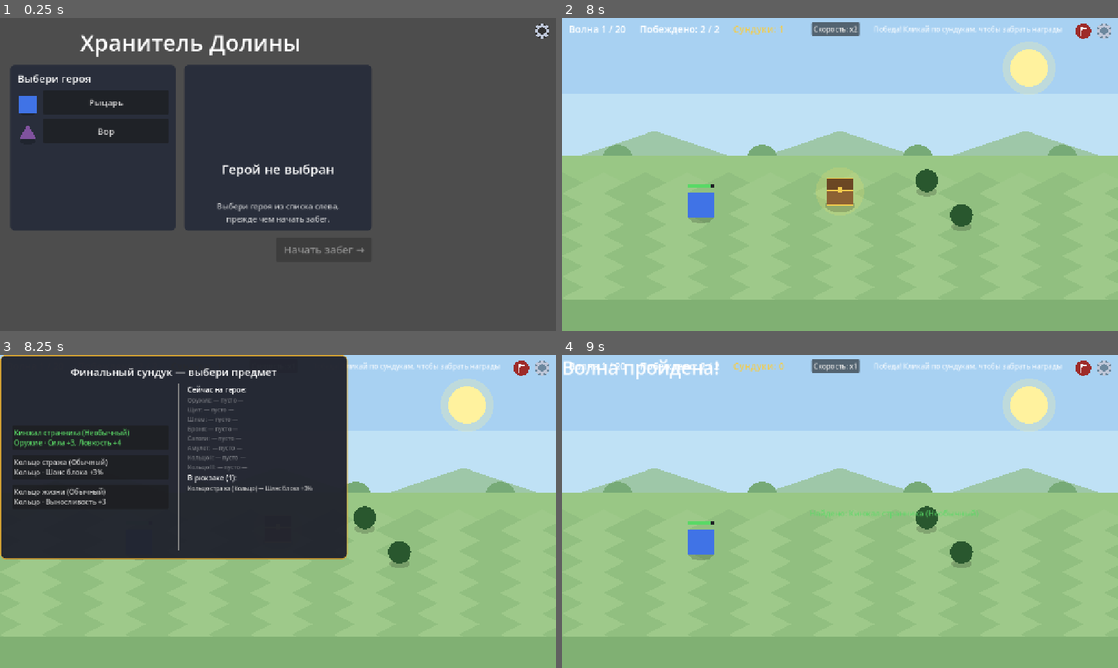
Above: before the commit, frames 1-4 (two rows, left to right).
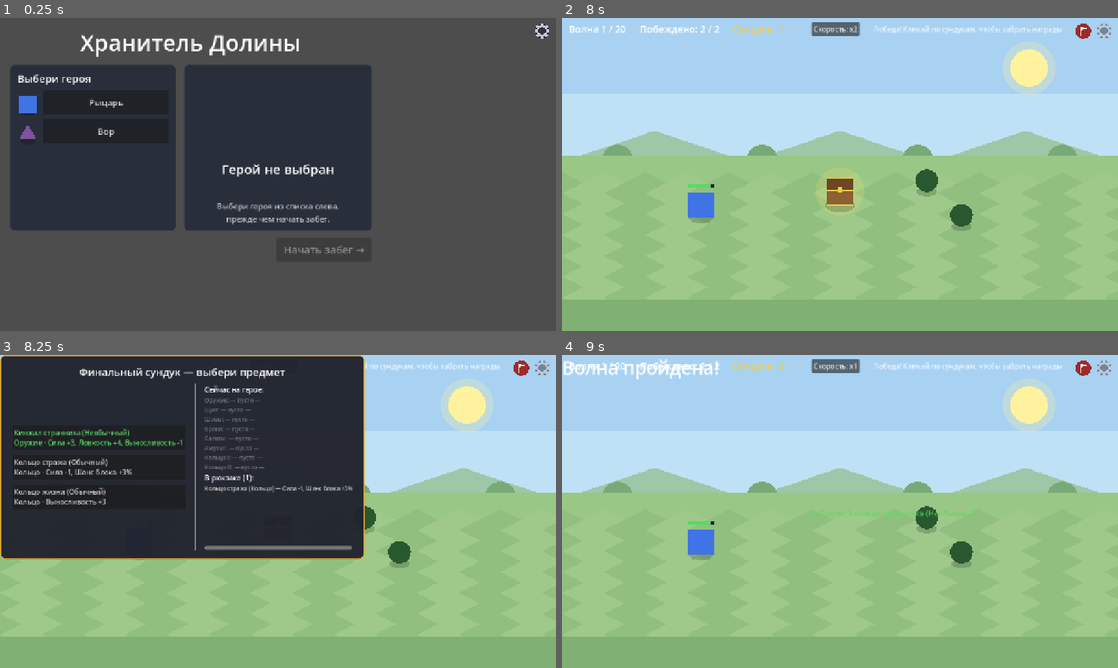
Above: after the commit, the same moments.

Repository: sl1Bridge/valley-keeper
Game: Godot game, scene res://Main.tscn
The game is run twice, just before and just after one commit, with the same random seed, the same clock (stepped at 60 frames per second) and the same inputs.
Inputs (mouse positions are in pixels of both pictures, inside the frame that each line leads up to):
- Up to frame 1 (0.25 s): no input
- Up to frame 2 (8 s): click "Рыцарь" at 0.5 s; click "Начать забег →" at 1.25 s; click "В путь →" at 2 s; click "Скорость: x1" at 2.75 s; click "Скорость: x2" at 3.5 s; click "Скорость: x1" at 4.25 s; click "Скорость: x2" at 5 s; click "Скорость: x1" at 5.75 s; click "Скорость: x2" at 6.5 s; tap Enter at 7.25 s; drag from (962, 218) to (840, 190) at 7.27 s
- Up to frame 3 (8.25 s): tap Space at 8 s; drag from (278, 527) to (250, 574) at 8.02 s
- Up to frame 4 (9 s): click (650, 436) at 8.75 s, where only the run before the commit has a clickable "Кинжал странника (Необычный) …"

Frames 1-2 are identical in both runs. In frame 3, 4.8% of the frame differs, in the area x 8-66%, y 0-66%; in frame 4, nothing differs.

Commit message:
v0.17.0: пул предметов — негативные стороны, штрафы без множителя редкости, исправление перекосов

Diff:
--- a/src/BattleScreen.gd
+++ b/src/BattleScreen.gd
@@ -38,6 +38,10 @@
 ## Выбранная скорость боя запоминается между боями (сессия игры).
 static var persisted_speed := 1.0
 
+## Зерно генератора случайности боя; -1 — случайное (в игре).
+## Тесты задают зерно, чтобы симуляции были воспроизводимыми.
+var rng_seed := -1
+
 var _rng := RandomNumberGenerator.new()
 var _state := "fight"  # "fight" | "loot" | "done"
 var _kills := 0
@@ -63,7 +67,10 @@
 
 
 func _ready() -> void:
-	_rng.randomize()
+	if rng_seed >= 0:
+		_rng.seed = rng_seed
+	else:
+		_rng.randomize()
 	set_anchors_preset(Control.PRESET_FULL_RECT)
 	add_child(Backdrop.new())
 	_build_hud()
--- a/src/Item.gd
+++ b/src/Item.gd
@@ -18,7 +18,8 @@
 const STAT_NAMES := {"atk": "Сила", "spd": "Ловкость", "def": "Защита", "surv": "Выносливость", "dodge": "Шанс уворота", "block": "Шанс блока"}
 const STAT_ORDER := ["atk", "spd", "def", "surv", "dodge", "block"]
 
-# Множитель силы бонусов по редкости (временные значения, уточнить по игротестам)
+# Множитель силы бонусов по редкости; применяется только к плюсам,
+# штрафы (минусы) с редкостью не растут (временные значения, уточнить по игротестам)
 const RARITY_MULT := [1.0, 1.3, 1.6, 2.0, 2.5, 3.2]
 
 # Базовые веса редкостей на 1-й волне (временные значения)
@@ -32,35 +33,42 @@
 # Бонусы — сырые очки (ловкость и выносливость тоже в очках, не в готовых
 # значениях); уворот/блок — прямые проценты шанса.
 # Поле "class" — классовый предмет: выпадает только герою этого класса.
+# Правила пула (временные, уточнить по игротестам):
+# - большинство предметов имеет негативную сторону: сумма плюсов чуть
+#   больше, но за неё платят минусом;
+# - предметы без минусов чуть слабее по сумме очков — сила сопоставима;
+# - штрафы не растут с редкостью (на RARITY_MULT множатся только плюсы);
+# - внутри одного слота суммы плюсов различаются не больше чем на 2 очка
+#   и ни один предмет не хуже другого по всем характеристикам сразу.
 const TEMPLATES := [
-	{"name": "Ржавый меч", "slot": "weapon", "bonuses": {"atk": 3}},
-	{"name": "Топор лесника", "slot": "weapon", "bonuses": {"atk": 2, "surv": 2}},
-	{"name": "Кинжал странника", "slot": "weapon", "bonuses": {"atk": 2, "spd": 3}},
-	{"name": "Молот кузнеца", "slot": "weapon", "bonuses": {"atk": 4, "spd": -2}},
-	{"name": "Кинжал акробата", "slot": "weapon", "bonuses": {"atk": 2, "dodge": 3}, "class": "rogue"},
+	{"name": "Ржавый меч", "slot": "weapon", "bonuses": {"atk": 4}},
+	{"name": "Топор лесника", "slot": "weapon", "bonuses": {"atk": 4, "surv": 2, "spd": -1}},
+	{"name": "Кинжал странника", "slot": "weapon", "bonuses": {"atk": 2, "spd": 3, "surv": -1}},
+	{"name": "Молот кузнеца", "slot": "weapon", "bonuses": {"atk": 6, "spd": -2}},
+	{"name": "Кинжал акробата", "slot": "weapon", "bonuses": {"atk": 3, "dodge": 3, "def": -1}, "class": "rogue"},
 	{"name": "Щит ополченца", "slot": "shield", "bonuses": {"def": 2, "surv": 2}, "class": "knight"},
-	{"name": "Башенный щит", "slot": "shield", "bonuses": {"def": 3, "spd": -1}, "class": "knight"},
-	{"name": "Щит бастиона", "slot": "shield", "bonuses": {"def": 2, "block": 3}, "class": "knight"},
-	{"name": "Кожаный шлем", "slot": "helmet", "bonuses": {"def": 1, "surv": 1}},
-	{"name": "Железный шлем", "slot": "helmet", "bonuses": {"def": 2}},
+	{"name": "Башенный щит", "slot": "shield", "bonuses": {"def": 5, "spd": -2}, "class": "knight"},
+	{"name": "Щит бастиона", "slot": "shield", "bonuses": {"def": 2, "block": 3, "atk": -1}, "class": "knight"},
+	{"name": "Кожаный шлем", "slot": "helmet", "bonuses": {"def": 1, "surv": 2}},
+	{"name": "Железный шлем", "slot": "helmet", "bonuses": {"def": 4, "spd": -1}},
 	{"name": "Шлем стражника", "slot": "helmet", "bonuses": {"def": 1, "block": 2}, "class": "knight"},
 	{"name": "Капюшон тени", "slot": "helmet", "bonuses": {"spd": 1, "dodge": 2}, "class": "rogue"},
-	{"name": "Кожаная куртка", "slot": "armor", "bonuses": {"def": 1, "surv": 2}},
-	{"name": "Кольчуга", "slot": "armor", "bonuses": {"def": 2}},
-	{"name": "Плащ тени", "slot": "armor", "bonuses": {"def": 1, "spd": 2}},
-	{"name": "Плащ ускользания", "slot": "armor", "bonuses": {"def": 1, "dodge": 4}, "class": "rogue"},
-	{"name": "Старые сапоги", "slot": "boots", "bonuses": {"spd": 1, "surv": 1}},
-	{"name": "Сапоги следопыта", "slot": "boots", "bonuses": {"spd": 2}},
-	{"name": "Сапоги бастиона", "slot": "boots", "bonuses": {"surv": 2, "block": 2}, "class": "knight"},
+	{"name": "Кожаная куртка", "slot": "armor", "bonuses": {"def": 2, "surv": 2}},
+	{"name": "Кольчуга", "slot": "armor", "bonuses": {"def": 4, "spd": -1}},
+	{"name": "Плащ тени", "slot": "armor", "bonuses": {"def": 2, "spd": 3, "surv": -1}},
+	{"name": "Плащ ускользания", "slot": "armor", "bonuses": {"def": 1, "dodge": 3}, "class": "rogue"},
+	{"name": "Старые сапоги", "slot": "boots", "bonuses": {"spd": 2, "surv": 1}},
+	{"name": "Сапоги следопыта", "slot": "boots", "bonuses": {"spd": 4, "def": -1}},
+	{"name": "Сапоги бастиона", "slot": "boots", "bonuses": {"surv": 2, "block": 2, "spd": -1}, "class": "knight"},
 	{"name": "Сапоги акробата", "slot": "boots", "bonuses": {"spd": 1, "dodge": 2}, "class": "rogue"},
-	{"name": "Каменный оберег", "slot": "amulet", "bonuses": {"surv": 3}},
-	{"name": "Оберег волка", "slot": "amulet", "bonuses": {"atk": 1, "spd": 2}},
+	{"name": "Каменный оберег", "slot": "amulet", "bonuses": {"surv": 4, "spd": -1}},
+	{"name": "Оберег волка", "slot": "amulet", "bonuses": {"atk": 2, "spd": 2, "def": -1}},
 	{"name": "Солнечный медальон", "slot": "amulet", "bonuses": {"surv": 2, "def": 1}},
-	{"name": "Перо ветра", "slot": "amulet", "bonuses": {"spd": 4}},
+	{"name": "Перо ветра", "slot": "amulet", "bonuses": {"spd": 4, "surv": -1}},
 	{"name": "Кольцо жизни", "slot": "ring", "bonuses": {"surv": 3}},
-	{"name": "Кольцо клинка", "slot": "ring", "bonuses": {"atk": 2}},
-	{"name": "Кольцо прилива", "slot": "ring", "bonuses": {"surv": 2}},
-	{"name": "Кольцо стража", "slot": "ring", "bonuses": {"block": 3}, "class": "knight"},
+	{"name": "Кольцо клинка", "slot": "ring", "bonuses": {"atk": 3, "surv": -1}},
+	{"name": "Кольцо прилива", "slot": "ring", "bonuses": {"surv": 2, "spd": 1, "def": -1}},
+	{"name": "Кольцо стража", "slot": "ring", "bonuses": {"block": 3, "atk": -1}, "class": "knight"},
 ]
 
 static var _next_id := 1
@@ -125,9 +133,12 @@
 	it.rarity = rarity
 	it.bonuses = {}
 	for k in t["bonuses"]:
-		var v: float = t["bonuses"][k] * mult
-		v = maxi(1, roundi(v)) if t["bonuses"][k] > 0 else mini(-1, roundi(v))
-		it.bonuses[k] = v
+		var base: float = t["bonuses"][k]
+		if base > 0:
+			it.bonuses[k] = maxi(1, roundi(base * mult))
+		else:
+			# Штрафы не растут с редкостью: чем выше редкость, тем выгоднее предмет
+			it.bonuses[k] = int(base)
 	return it
 
 
--- a/tests/TestRunner.gd
+++ b/tests/TestRunner.gd
@@ -12,6 +12,7 @@
 func _initialize() -> void:
 	print("=== Логические тесты ===")
 	_test_items()
+	_test_item_pool()
 	_test_hero()
 	_test_heroes_roster()
 	_test_class_slots()
@@ -207,6 +208,81 @@
 			sum += Item.roll_rarity(r, wave, true)
 		return sum / 300.0
 	_check(rich_avg.call(1) > avg.call(1), "финальный сундук ценнее обычного на той же волне")
+
+
+func _test_item_pool() -> void:
+	print("-- Пул предметов: баланс шаблонов --")
+	# Большинство предметов имеет негативную сторону
+	var with_neg := 0
+	var without_neg := 0
+	for t in Item.TEMPLATES:
+		var has_neg := false
+		for k in t["bonuses"]:
+			if t["bonuses"][k] < 0:
+				has_neg = true
+		if has_neg:
+			with_neg += 1
+		else:
+			without_neg += 1
+	_check(with_neg > without_neg, "большинство предметов со штрафом (%d из %d)" % [with_neg, Item.TEMPLATES.size()])
+
+	# Сумма плюсов шаблона (уворот/блок считаем за очки)
+	var pos_sum := func(t: Dictionary) -> float:
+		var s := 0.0
+		for k in t["bonuses"]:
+			if t["bonuses"][k] > 0:
+				s += t["bonuses"][k]
+		return s
+	# a строго лучше b: не хуже по всем характеристикам и лучше хотя бы по одной
+	var dominates := func(a: Dictionary, b: Dictionary) -> bool:
+		var better := false
+		var keys := {}
+		for k in a["bonuses"]:
+			keys[k] = true
+		for k in b["bonuses"]:
+			keys[k] = true
+		for k in keys:
+			var av: float = a["bonuses"].get(k, 0)
+			var bv: float = b["bonuses"].get(k, 0)
+			if av < bv:
+				return false
+			if av > bv:
+				better = true
+		return better
+	var band_ok := true
+	var fair_ok := true
+	for i in Item.TEMPLATES.size():
+		for j in Item.TEMPLATES.size():
+			if i == j:
+				continue
+			var a: Dictionary = Item.TEMPLATES[i]
+			var b: Dictionary = Item.TEMPLATES[j]
+			if a["slot"] != b["slot"] or a.get("class", "") != b.get("class", ""):
+				continue
+			if absf(pos_sum.call(a) - pos_sum.call(b)) > 2.0:
+				band_ok = false
+			if dominates.call(a, b):
+				fair_ok = false
+	_check(band_ok, "внутри слота суммы плюсов различаются не больше чем на 2 очка")
+	_check(fair_ok, "ни один предмет не хуже другого того же слота по всем характеристикам")
+
+	# Штрафы не растут с редкостью (плюсы множатся, минусы — нет)
+	var rng5 := RandomNumberGenerator.new()
+	rng5.seed = 77
+	var neg_ok := true
+	var seen_neg := 0
+	for i in 200:
+		var it := Item.generate(rng5, 5)
+		for t in Item.TEMPLATES:
+			if t["name"] != it.name:
+				continue
+			for k in t["bonuses"]:
+				if t["bonuses"][k] < 0:
+					seen_neg += 1
+					if int(it.bonuses.get(k, 0)) != int(t["bonuses"][k]):
+						neg_ok = false
+	_check(seen_neg > 0, "в генерации артефактов встречались предметы со штрафом (%d)" % seen_neg)
+	_check(neg_ok, "штрафы не множатся на редкость")
 
 
 func _test_hero() -> void:
@@ -976,6 +1052,8 @@
 	var b := BattleScreen.new()
 	b.hero = h
 	b.wave = 1
+	b.rng_seed = 303  # воспроизводимая симуляция
+	seed(303)
 	b._ready()
 
 	var dt := 0.05
@@ -1017,10 +1095,13 @@
 		b._on_chest_clicked(c)
 
 
-func _run_battle(h: Hero, wave: int) -> BattleScreen:
+func _run_battle(h: Hero, wave: int, battle_seed := -1) -> BattleScreen:
 	var b := BattleScreen.new()
 	b.hero = h
 	b.wave = wave
+	b.rng_seed = battle_seed
+	if battle_seed >= 0:
+		seed(battle_seed)  # глобальный ГСЧ (разброс темпа атаки врагов)
 	b._ready()
 	var dt := 0.05
 	var steps := 0
@@ -1040,30 +1121,35 @@
 func _test_boss_sims() -> void:
 	print("-- Симуляция босса: сильный и слабый герой --")
 
-	# Сильный герой должен победить босса (с учётом его призыва союзников)
-	var strong := Hero.new()
-	strong.add_xp(900)
-	while strong.stat_points > 0:
-		strong.allocate("surv")
-		if strong.stat_points > 0:
-			strong.allocate("atk")
-	for slot in ["weapon", "shield", "helmet", "armor", "boots", "amulet", "ring1", "ring2"]:
-		var it := Item.new()
-		it.name = "Легенда"
-		it.slot = slot
-		it.rarity = 4
-		it.bonuses = {"atk": 8, "surv": 10, "def": 4}
-		strong.inventory.append(it)
-		strong.equip(it)
-	var b1 := _run_battle(strong, Enemies.TOTAL_WAVES)
-	_check(b1._state == "done", "бой с боссом завершился")
-	_check(b1._hero_actor.alive, "прокачанный герой победил босса")
-	_check(b1._boss_dead and b1._chests.is_empty(), "победа над боссом — сразу, без фазы сундуков")
-	b1.free()
+	# Сильный герой должен стабильно побеждать босса (с учётом его призыва):
+	# 5 воспроизводимых прогонов с разными зернами, минимум 4 победы
+	var wins := 0
+	for s in 5:
+		var strong := Hero.new()
+		strong.add_xp(900)
+		while strong.stat_points > 0:
+			strong.allocate("surv")
+			if strong.stat_points > 0:
+				strong.allocate("atk")
+		for slot in ["weapon", "shield", "helmet", "armor", "boots", "amulet", "ring1", "ring2"]:
+			var it := Item.new()
+			it.name = "Легенда"
+			it.slot = slot
+			it.rarity = 4
+			it.bonuses = {"atk": 8, "surv": 10, "def": 4}
+			strong.inventory.append(it)
+			strong.equip(it)
+		var b := _run_battle(strong, Enemies.TOTAL_WAVES, 101 + s)
+		if b._state == "done" and b._hero_actor.alive and b._boss_dead:
+			wins += 1
+			if wins == 1:
+				_check(b._chests.is_empty(), "победа над боссом — сразу, без фазы сундуков")
+		b.free()
+	_check(wins >= 4, "прокачанный герой победил босса в %d из 5 прогонов" % wins)
 
 	# Голый герой 1 уровня должен проиграть (и игра это корректно обрабатывает)
 	var weak := Hero.new()
-	var b2 := _run_battle(weak, Enemies.TOTAL_WAVES)
+	var b2 := _run_battle(weak, Enemies.TOTAL_WAVES, 202)
 	_check(b2._state == "done", "бой слабого героя завершился")
 	_check(not b2._hero_actor.alive, "слабый герой пал — путь поражения работает")
 	b2.free()
Not shown, changed: CHANGELOG.md
Not shown, changed: docs/balance.md
Not shown, changed: docs/decisions.md
Not shown, changed: docs/mechanics.md
